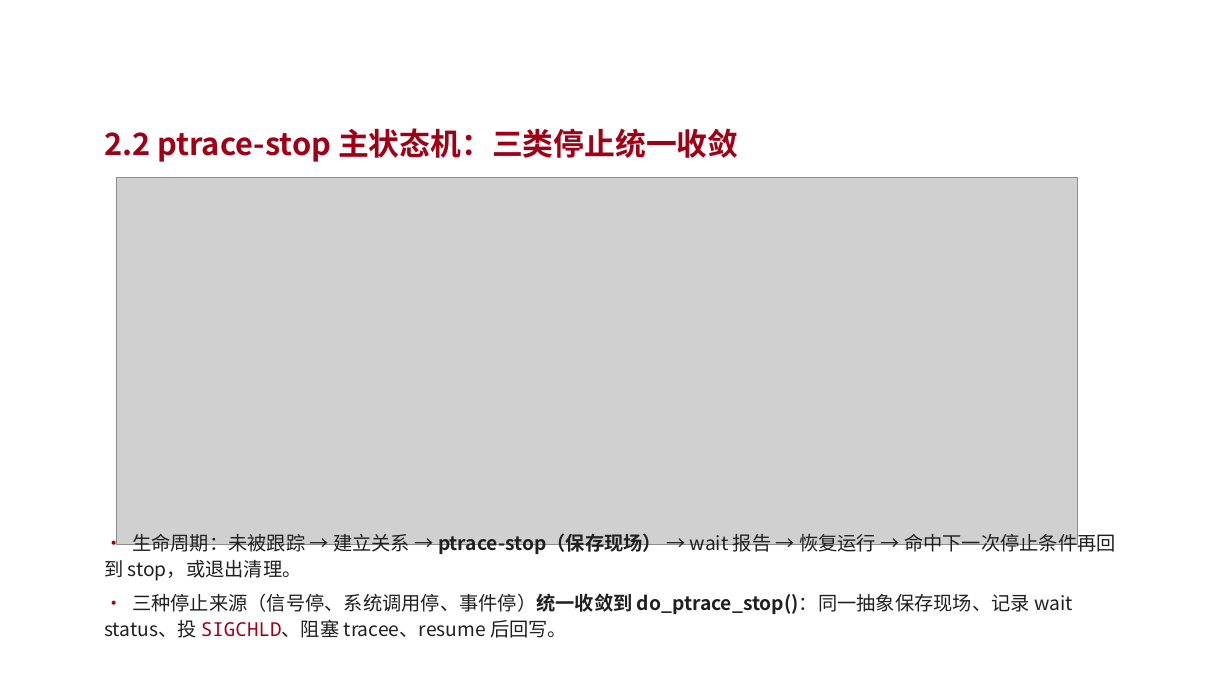
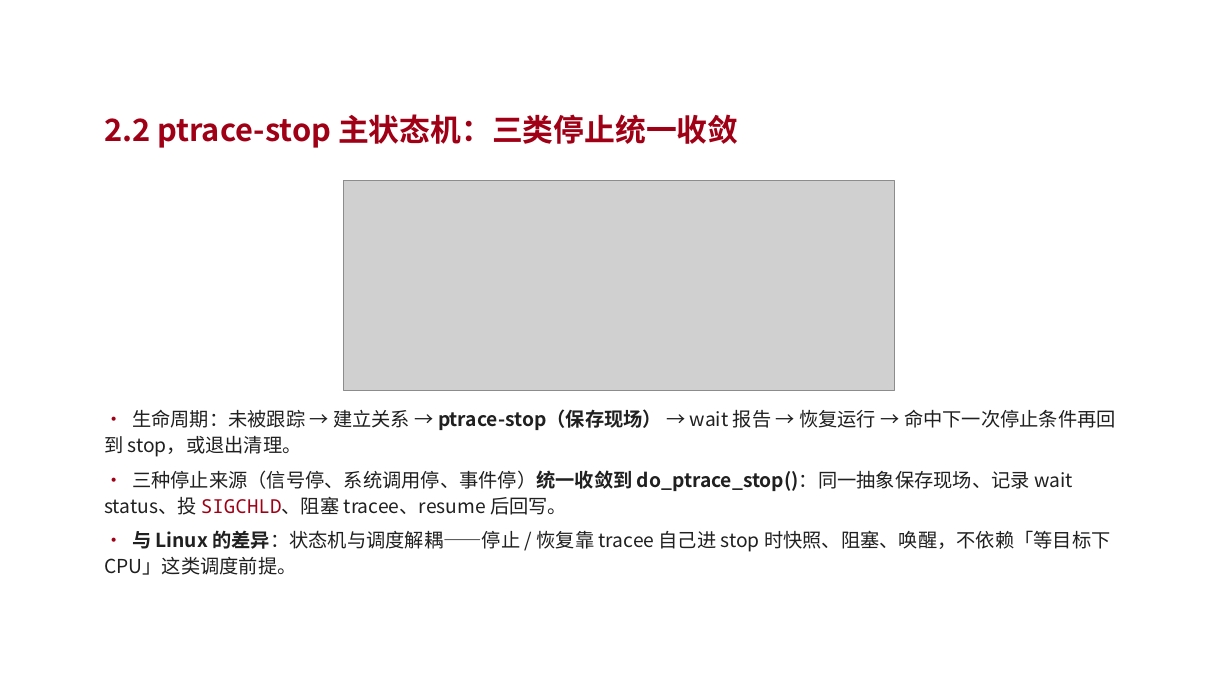
Before and after one commit to vvvvsv/asterinas, a slide deck: slide 10 of research_practice/答辩-科研实践.pptx (slide 8 before the commit). Drawn at 1232x693 pixels with LibreOffice and Linux fonts; fonts in the diff are those of the drawing; grey boxes stand for pictures; background and template pictures are left out. Boxes give left, top, right and bottom in pixels: in the first picture for what was removed or moved away, otherwise in the second. Text is boxed around its words. In the diff, an @@ line names an element or a change of style, - is before the commit and + after.

```diff
--- a/research_practice/答辩-科研实践.pptx
+++ b/research_practice/答辩-科研实践.pptx
@@ text "2.2 ptrace-stop 主状态机：三类停止统一收敛": place and size @@
-text "2.2 ptrace-stop 主状态机：三类停止统一收敛" at [104,128,738,162]
+text "2.2 ptrace-stop 主状态机：三类停止统一收敛" at [104,114,738,148]
@@ picture: place and size @@
-picture at [116,177,1078,545]
+picture at [344,180,895,391]
@@ text "• 生命周期：未被跟踪 → 建立关系 → ...": place and size @@
-text "• 生命周期：未被跟踪 → 建立关系 → ..." at [104,530,1116,638]
+text "• 生命周期：未被跟踪 → 建立关系 → ..." at [104,409,1116,575]
@@ text at [104,530,1110,575]: paragraph added @@
+• 与 Linux 的差异：状态机与调度解耦——停止 / 恢复靠 tracee 自己进 stop 时快照、阻塞、唤醒，不依赖「等目标下 CPU」这类调度前提。
```
Also in this commit, not shown: 16 other slides changed, 3 slides added, 2 slides removed, 7 other files.
